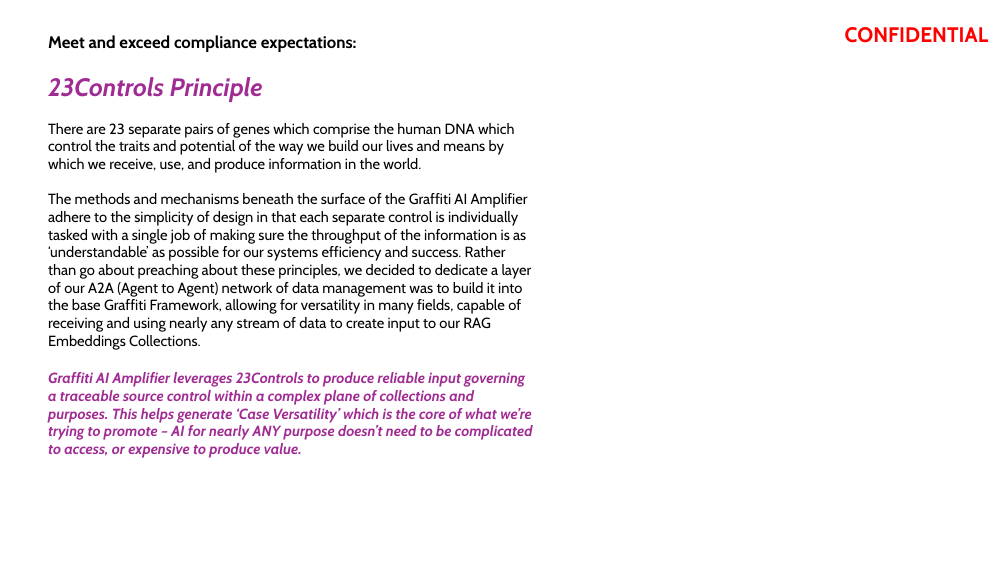
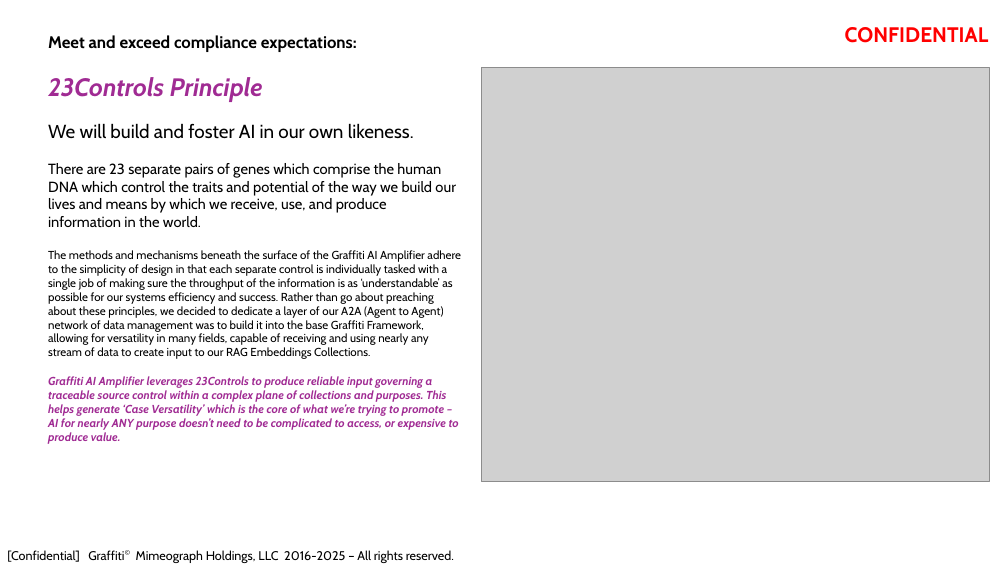
Before and after one commit to synthetiqio/pingblender-cpg-amplifier, a slide deck: slide 4 of docs/Graffiti AI Amplifier.pptx (slide 5 before the commit). Drawn at 1008x567 pixels with LibreOffice and Linux fonts; fonts in the diff are those of the drawing; grey boxes stand for pictures. Boxes give left, top, right and bottom in pixels: in the first picture for what was removed or moved away, otherwise in the second. Text is boxed around its words. In the diff, an @@ line names an element or a change of style, - is before the commit and + after.

```diff
--- a/docs/Graffiti AI Amplifier.pptx
+++ b/docs/Graffiti AI Amplifier.pptx
@@ picture added at bbox=[481, 67, 989, 482] @@
@@ text at bbox=[48, 123, 414, 139]: paragraph added @@
+We will build and foster AI in our own likeness.
@@ text at bbox=[48, 250, 461, 444]: size 14 to 11 pt in "The methods and mechanisms beneath the surface ...", "Graffiti AI Amplifier leverages 23Controls to produce ..." @@
@@ text added at bbox=[7, 550, 454, 563], 12 pt, text #000000 @@
+[Confidential] Graffiti© Mimeograph Holdings, LLC 2016-2025 – All rights reserved.
```
Also in this commit, not shown: 3 other slides changed, 6 slides added, 2 slides removed, 2 other files.
